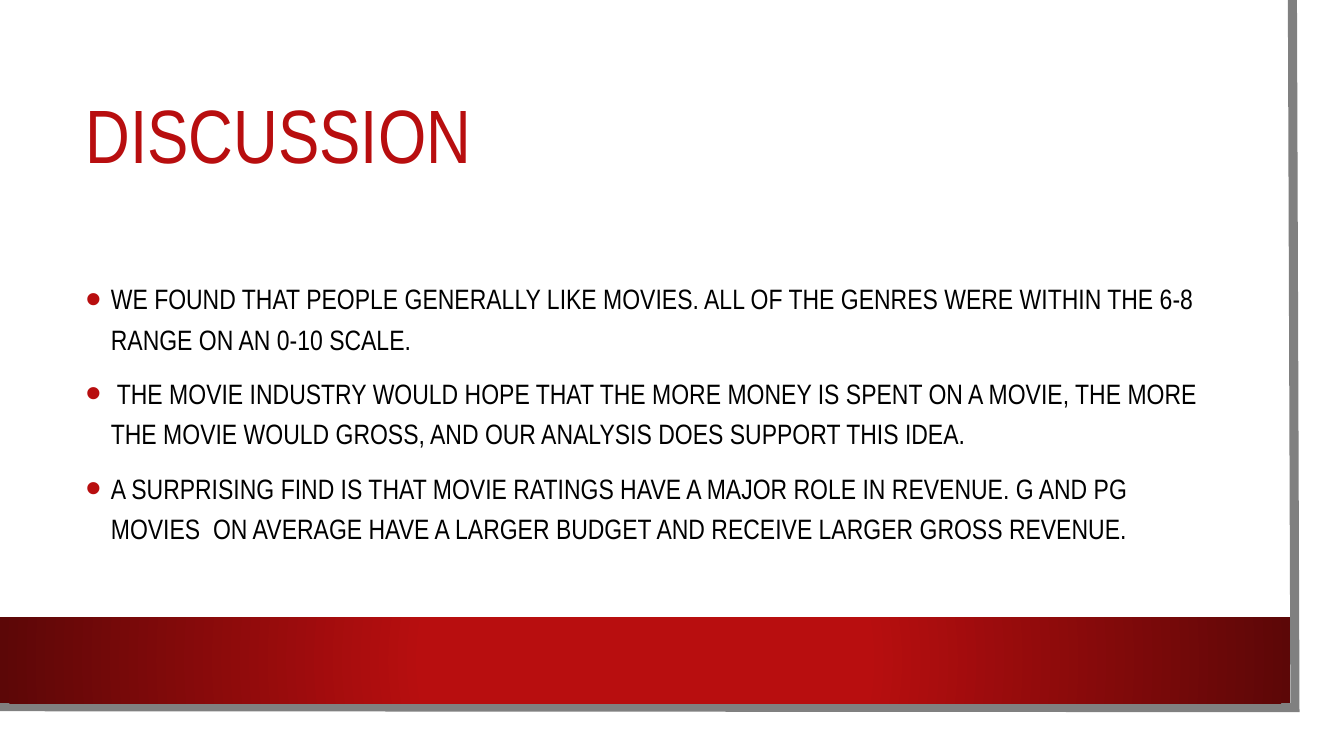
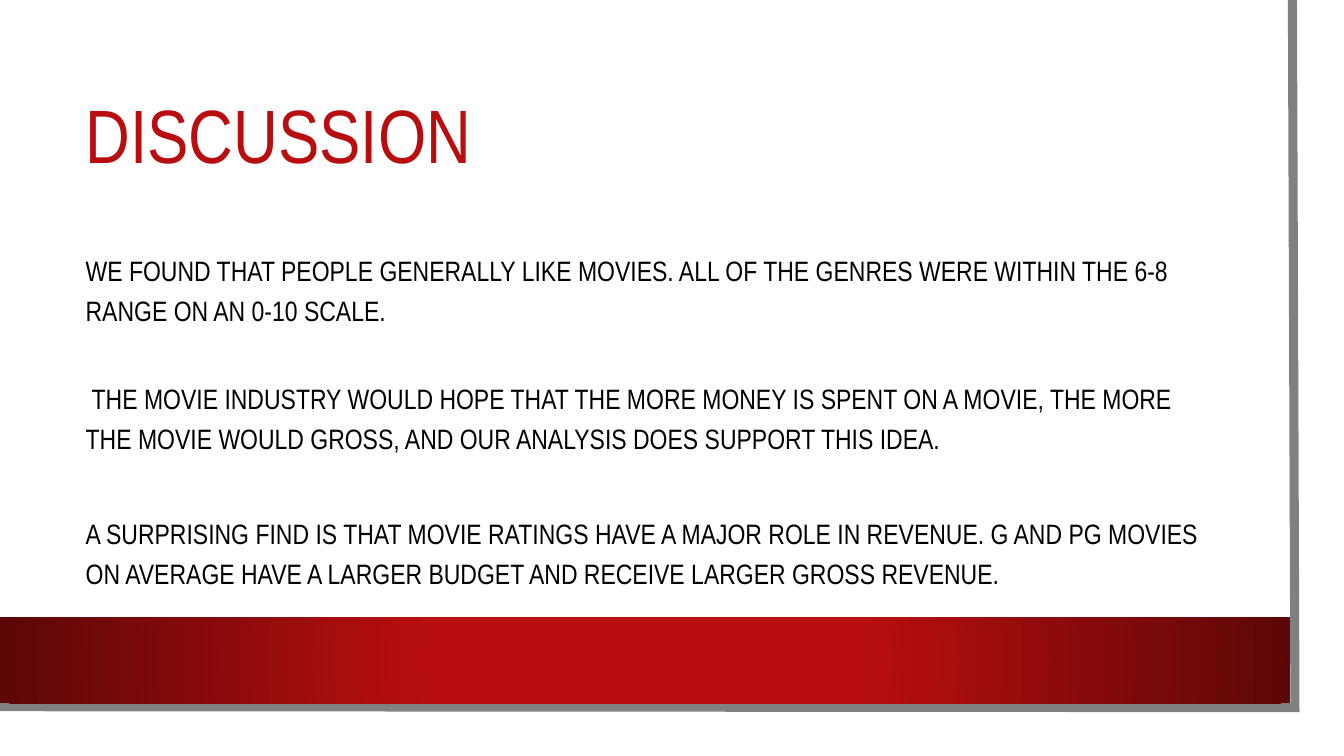
Before and after one commit to mlubin2/Movie_Project, a slide deck: slide 20 of Movie PP.pptx (slide 16 before the commit). Drawn at 1344x756 pixels with LibreOffice and Linux fonts; fonts in the diff are those of the drawing; background and template pictures are left out. Boxes give left, top, right and bottom in pixels: in the first picture for what was removed or moved away, otherwise in the second. Text is boxed around its words. In the diff, an @@ line names an element or a change of style, - is before the commit and + after.

```diff
--- a/Movie PP.pptx
+++ b/Movie PP.pptx
@@ text "WE FOUND THAT PEOPLE GENERALLY ...": place and size @@
-text "WE FOUND THAT PEOPLE GENERALLY ..." at box(111, 289, 1197, 540)
+text "WE FOUND THAT PEOPLE GENERALLY ..." at box(86, 261, 1197, 585)
@@ text "WE FOUND THAT PEOPLE GENERALLY ..." at box(86, 261, 1197, 585): bullet • to none @@
```
Also in this commit, not shown: 9 other slides changed, 4 slides added.
